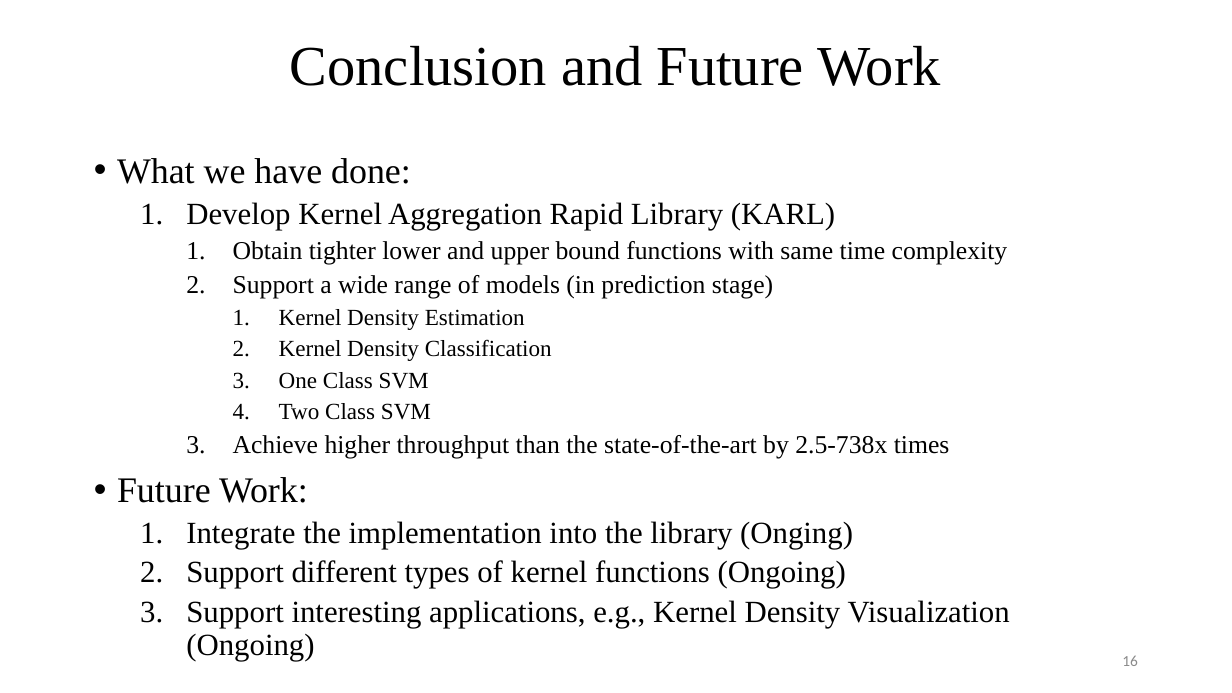
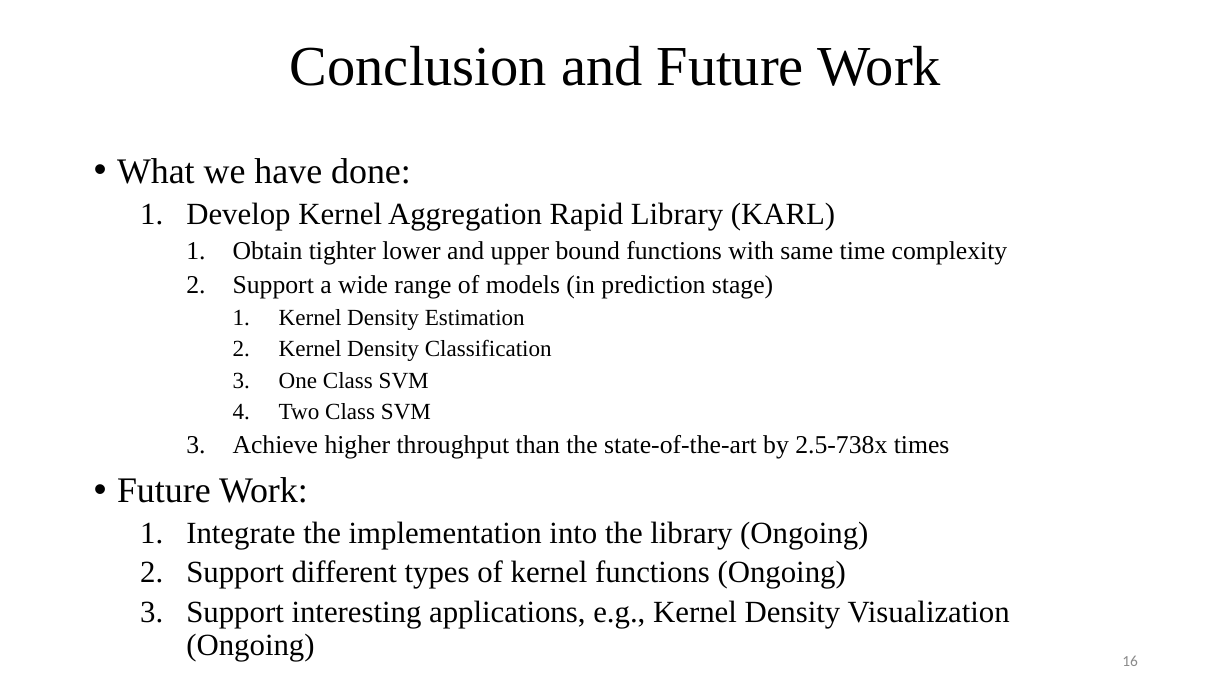
Before and after one commit to edisonchan2013928/KARL-Fast-Kernel-Aggregation-Queries, a slide deck: slide 16 of KARL Presentation_v2.pptx. Drawn at 1232x693 pixels with LibreOffice and Linux fonts; fonts in the diff are those of the drawing. Boxes give left, top, right and bottom in pixels: in the first picture for what was removed or moved away, otherwise in the second. Text is boxed around its words. In the diff, an @@ line names an element or a change of style, - is before the commit and + after.

```diff
--- a/KARL Presentation_v2.pptx
+++ b/KARL Presentation_v2.pptx
@@ text at [186,521,868,549]: text changed @@
-  1. Integrate the implementation into the library (Onging)
+  1. Integrate the implementation into the library (Ongoing)
```
Also in this commit, not shown: 6 other slides changed.
